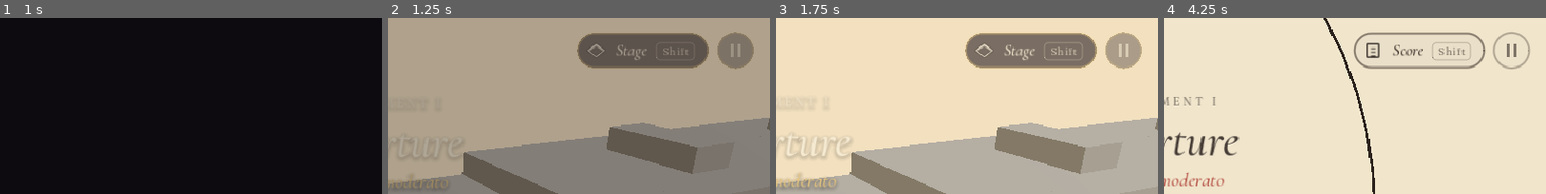
Above: before the commit, frames 1-4 (left to right).
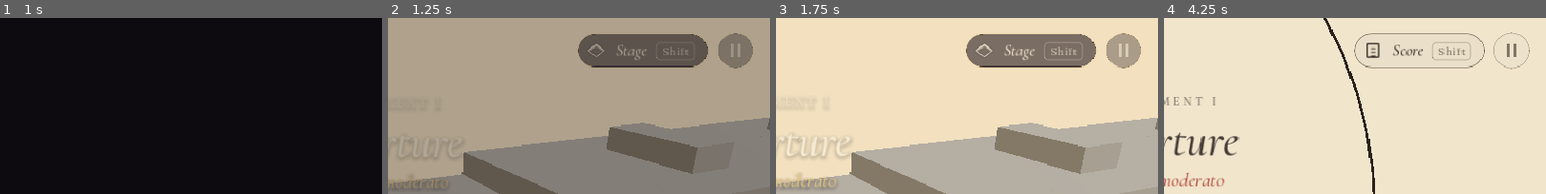
Above: after the commit, the same moments.

Repository: Randroids-Dojo/PerspectiveOpusAndroid
Game: Godot game, scene res://main.tscn
The game is run twice, just before and just after one commit, with the same random seed, the same clock (stepped at 60 frames per second) and the same inputs.
Inputs (mouse positions are % of the whole screen's width and height, from its top left):
- Up to frame 1 (1 s): tap Enter at 0.5 s; drag from (50, 50) to (60, 28) at 0.52 s
- Up to frame 2 (1.25 s): no input
- Up to frame 3 (1.75 s): drag from (30, 55) to (45, 70) at 1.27 s
- Up to frame 4 (4.25 s): tap Space at 2, 3.77 s; move the mouse to (60, 28) at 2.02 s; hold Right 2.03-2.75 s; tap C at 2.1 s; drag from (45, 70) to (20, 35) at 2.77 s; move the mouse to (80, 65) at 3.52 s; hold Left from 3.53 s (still down); tap E at 3.6 s
The pictures show only the part of the screen within x 50-100%, y 0-50%; the shares and areas given below are measured in that part.

Frame 1 is identical in both runs. In frame 2, 0.9% of the frame differs, in the area x 49-96%, y 8-30%; in frame 3, 1.0%; in frame 4, 1.3%.

Commit message:
Thin the HUD's pill edges, soften haptics and unpause the music on leaving
The badge and pause button now draw their 1 px edge with an
anti-aliased style box, like the web build's border. Landing, jump and
world-turn buzzes use gentle amplitudes, and nothing else vibrates.
Leaving a paused movement for another movement or the title tells the
audio to resume, and a level that is not a movement returns to the
title at its arch instead of recording progress.

Diff:
--- a/src/ui/director.gd
+++ b/src/ui/director.gd
@@ -113,8 +113,8 @@
 	app.frame_done.connect(_frame)
 	hud.switch_pressed.connect(_on_badge)
 	hud.pause_pressed.connect(pause)
-	touch.jumped.connect(func() -> void: _haptic(8))
-	touch.switched.connect(func() -> void: _haptic(14))
+	touch.jumped.connect(func() -> void: _haptic(8, 0.4))
+	touch.switched.connect(func() -> void: _haptic(14, 0.6))
 	if _args.has("device"):
 		app.input.device = String(_args.device)
 	UiStyle.device = app.input.device
@@ -165,6 +165,7 @@
 	app.start_level("title", "3d")
 	app.input.enabled = false
 	app.paused = false
+	_audio("set_paused", [false])
 	app.view.has_focus = true
 	app.view.focus = Vector3(20, 9.2, 4)
 	app.view.orbit = Vector3.ZERO
@@ -246,6 +247,7 @@
 	app.input.enabled = true
 	app.input.flush()
 	app.paused = false
+	_audio("set_paused", [false])
 	_complete_timer = -1.0
 	hud.set_level(game)
 	hud.show_hud(true)
@@ -332,6 +334,10 @@
 func _complete() -> void:
 	var game := app.game
 	var index := level_index()
+	if index < 0:
+		# Not a movement (the gallery): nothing to record, back to the title.
+		_fade_out(_show_title)
+		return
 	var id: String = ids[index]
 	var rec := save.record(id, game.level.notes.size())
 	var was_done := bool(rec.done)
@@ -500,13 +506,13 @@
 				_complete_timer = 0.0
 			"death":
 				app.view.shake = 0.0 if reduce else 0.6
-				_haptic(30)
 			"land":
 				var impact := float(e.impact)
 				if impact > 17.0:
 					app.view.shake = maxf(app.view.shake, 0.0 if reduce else 0.25)
+				# A tap underfoot, firmer for a long fall.
 				if impact > 9.0:
-					_haptic(18 if impact > 17.0 else 7)
+					_haptic(18 if impact > 17.0 else 8, 0.7 if impact > 17.0 else 0.25)
 
 
 ## The UI's colours follow the world, easing over half a second when it turns.
@@ -603,7 +609,7 @@
 
 func _on_badge() -> void:
 	app.input.press_switch()
-	_haptic(14)
+	_haptic(14, 0.6)
 
 
 func _fade_out(then: Callable) -> void:
@@ -658,9 +664,9 @@
 		_audio("preload", [SONGS[ids[mini(next, ids.size() - 1)]]])
 
 
-func _haptic(ms: int) -> void:
+func _haptic(ms: int, amplitude: float) -> void:
 	if _mobile and app.input.device == "touch" and bool(save.settings.get("haptics", true)):
-		Input.vibrate_handheld(ms)
+		Input.vibrate_handheld(ms, amplitude)
 
 
 func _apply_settings() -> void:
--- a/src/ui/style.gd
+++ b/src/ui/style.gd
@@ -331,25 +331,24 @@
 			PackedColorArray([c0, c1, c1, c0]))
 
 
-## A pill or circle outline (CSS border-radius: 999px) with a translucent fill.
-static func pill(ci: CanvasItem, rect: Rect2, fill: Color, edge: Color, edge_w := 1.0) -> void:
-	var r := minf(rect.size.x, rect.size.y) / 2.0
-	var pts := PackedVector2Array()
-	var n := 20
-	var centers := [Vector2(rect.end.x - r, rect.position.y + r), Vector2(rect.end.x - r, rect.end.y - r), Vector2(rect.position.x + r, rect.end.y - r), Vector2(rect.position.x + r, rect.position.y + r)]
-	for q in 4:
-		for i in n + 1:
-			var a := -PI / 2.0 + q * PI / 2.0 + PI / 2.0 * i / n
-			pts.append(centers[q] + Vector2(cos(a), sin(a)) * r)
-	if fill.a > 0.0:
-		ci.draw_colored_polygon(pts, fill)
-	if edge.a > 0.0:
-		var inset := PackedVector2Array()
-		var cr: Vector2 = rect.get_center()
-		for p in pts:
-			inset.append(p + (cr - p).normalized() * edge_w / 2.0 if (p - cr).length() > 0.01 else p)
-		inset.append(inset[0])
-		ci.draw_polyline(inset, edge, edge_w, true)
+## A pill or circle (CSS border-radius: 999px) with a 1 px edge and a translucent fill.
+static func pill(ci: CanvasItem, rect: Rect2, fill: Color, edge: Color) -> void:
+	_pill_box.bg_color = fill
+	_pill_box.border_color = edge
+	_pill_box.set_corner_radius_all(ceili(minf(rect.size.x, rect.size.y) / 2.0))
+	ci.draw_style_box(_pill_box, rect)
+
+
+static var _pill_box := _make_pill_box()
+
+
+static func _make_pill_box() -> StyleBoxFlat:
+	var b := StyleBoxFlat.new()
+	b.set_border_width_all(1)
+	b.anti_aliasing = true
+	b.anti_aliasing_size = 0.5
+	b.corner_detail = 16
+	return b
 
 
 ## m:ss.s, like the web build's fmtTime.
